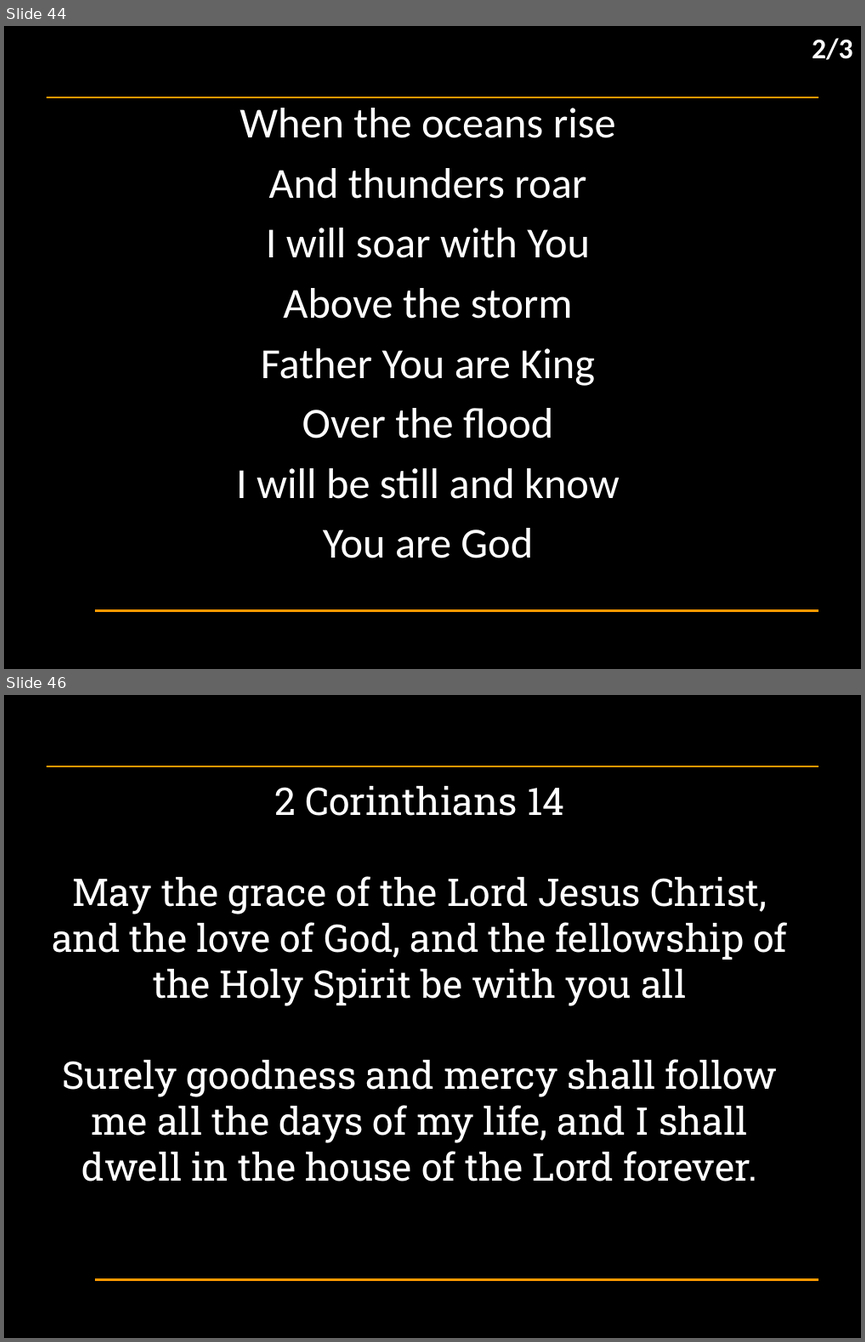
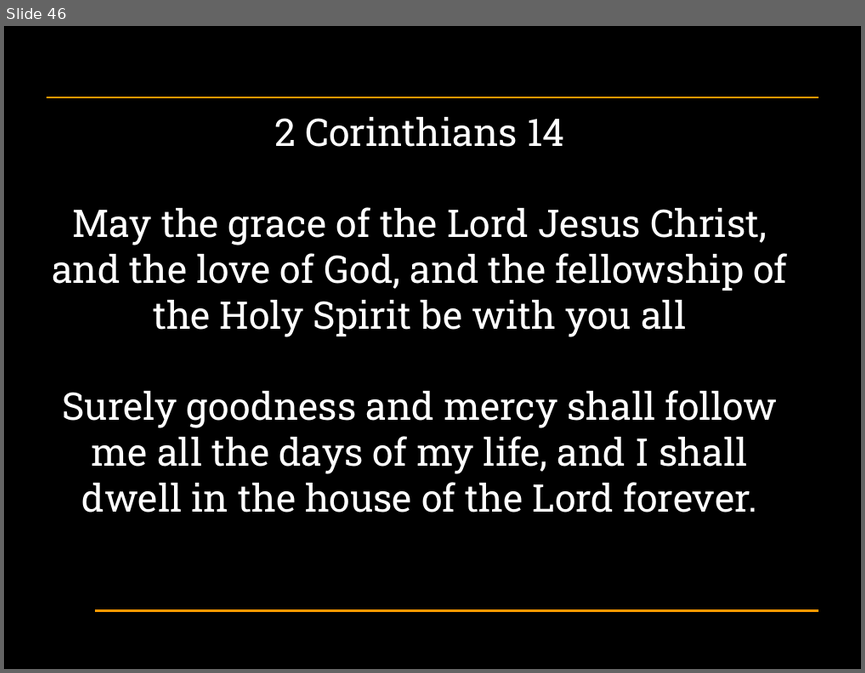
Before and after one commit to hoo-are-ya/worship, a slide deck: docs/songs_2024-11-24.pptx. Shown one above the other, each under a label of ours: slides 44 and 46 before the commit, slide 46 after it; the slides between them are not shown. The pictures are 865x1342 and 865x673 pixels, drawn with LibreOffice and Linux fonts; fonts in the diff are those of the drawing; background and template pictures are left out. Boxes give left, top, right and bottom in pixels: in the first picture for what was removed or moved away, otherwise in the second. Text is boxed around its words. In the diff, an @@ line names an element or a change of style, - is before the commit and + after.

```diff
--- a/docs/songs_2024-11-24.pptx
+++ b/docs/songs_2024-11-24.pptx
@@ slide 44 removed at [4,26,861,669], background #000000; not listed: 2 template elements that a slide beside it also shows @@
@@ text removed at [812,38,852,60] @@
-2/3
@@ subtitle removed at [236,108,619,558] @@
-When the oceans rise
-And thunders roar
-I will soar with You
-Above the storm
-Father You are King
-Over the flood
-I will be still and know
-You are God
```
Also in this commit, not shown: 6 slides changed, 4 slides added, 3 other slides removed, 1 other file.
